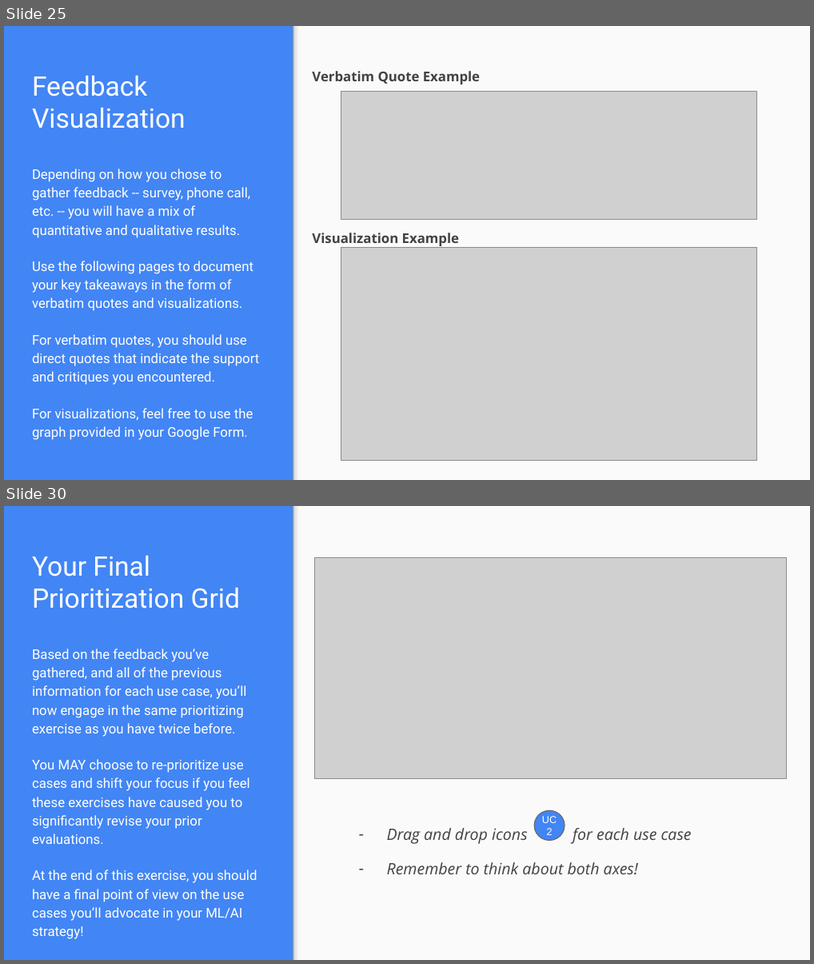
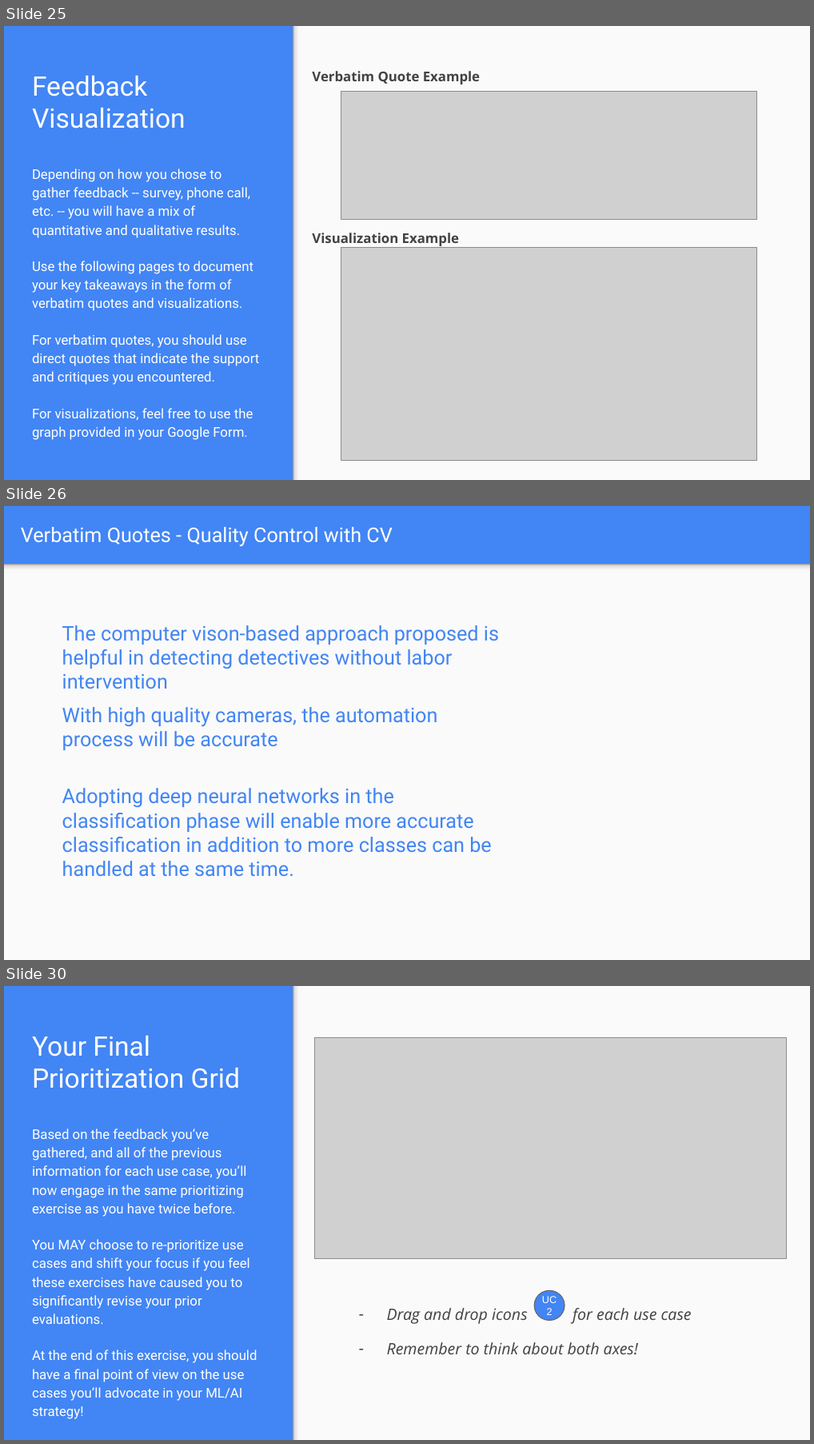
Before and after one commit to mohandesosama/Delivering-an-ML-AI-Strategy, a slide deck: 02_project-steps-aibl.pptx. Shown one above the other, each under a label of ours: slides 25 and 30 before the commit, slides 25, 26 and 30 after it; the slides between them are not shown. The pictures are 814x964 and 814x1444 pixels, drawn with LibreOffice and Linux fonts; fonts in the diff are those of the drawing; grey boxes stand for pictures. Boxes give left, top, right and bottom in pixels: in the first picture for what was removed or moved away, otherwise in the second. Text is boxed around its words. In the diff, an @@ line names an element or a change of style, - is before the commit and + after.

```diff
--- a/02_project-steps-aibl.pptx
+++ b/02_project-steps-aibl.pptx
@@ slide 26 added at (4, 506, 810, 960), background #4285F4 @@
@@ title added at (21, 527, 392, 547), 18 pt, text #FFFFFF @@
+Verbatim Quotes - Quality Control with CV
@@ rectangle added at (4, 564, 810, 960), fill #FAFAFA @@
@@ rectangle added at (4, 564, 810, 574), fill gradient #F9F9F9 to #DEDEDE to #999999 @@
@@ text added at (62, 625, 499, 669), 18 pt, text #4285F4 @@
+The computer vison-based approach proposed is helpful in detecting detectives without labor intervention
@@ text added at (62, 707, 438, 750), 18 pt, text #4285F4 @@
+With high quality cameras, the automation process will be accurate
@@ text added at (62, 788, 491, 876), 18 pt, text #4285F4 @@
+Adopting deep neural networks in the classification phase will enable more accurate classification in addition to more classes can be handled at the same time.
```
Also in this commit, not shown: 4 slides changed, 1 other slide added, 2 slides removed.
